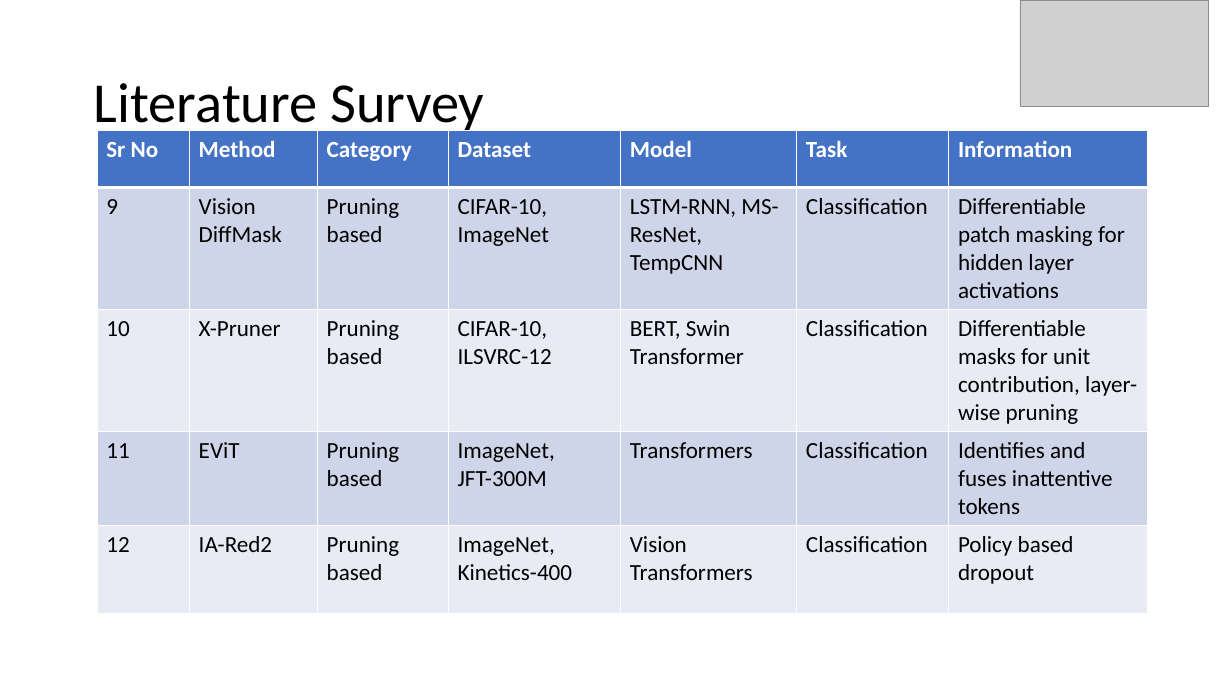
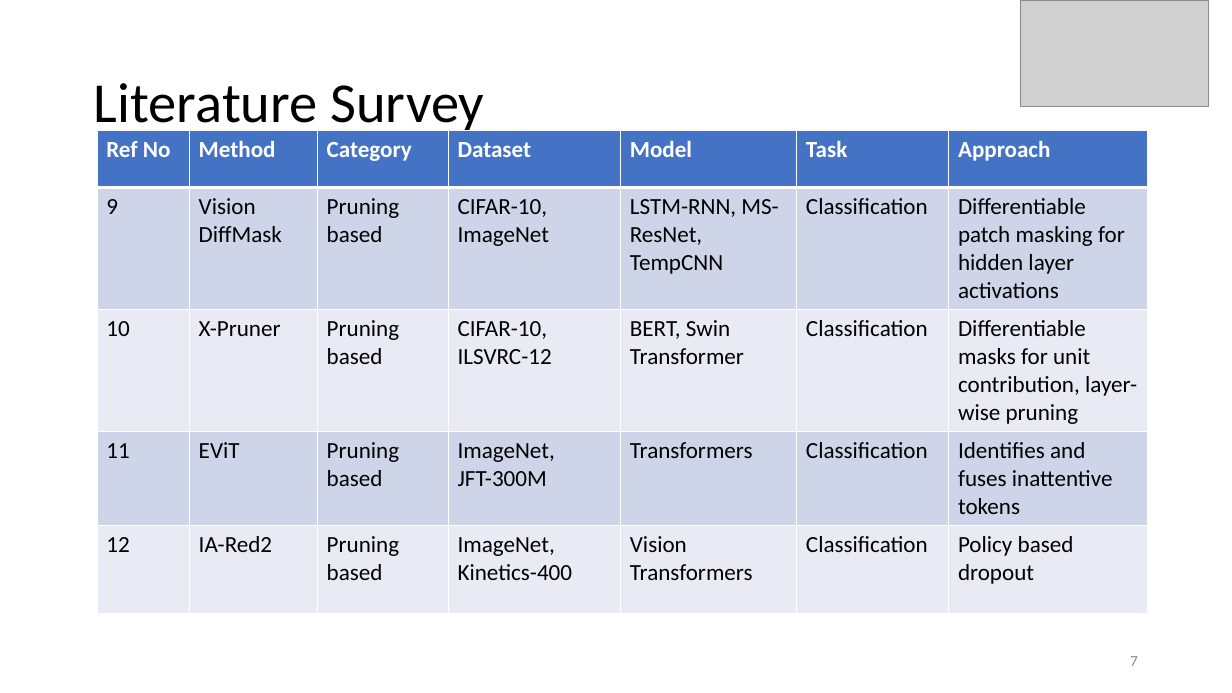
Before and after one commit to Harshtherocking/xai-honors, a slide deck: slide 7 of ref/review.pptx (slide 6 before the commit). Drawn at 1232x693 pixels with LibreOffice and Linux fonts; fonts in the diff are those of the drawing; grey boxes stand for pictures. Boxes give left, top, right and bottom in pixels: in the first picture for what was removed or moved away, otherwise in the second. Text is boxed around its words. In the diff, an @@ line names an element or a change of style, - is before the commit and + after.

```diff
--- a/ref/review.pptx
+++ b/ref/review.pptx
@@ table at bbox=[97, 130, 1149, 608] @@
-row 1, column 1: Sr No
+row 1, column 1: Ref No
-row 1, column 7: Information
+row 1, column 7: Approach
@@ page number added at bbox=[1130, 656, 1138, 666], 12 pt, text #8C8C8C @@
+7
```
Also in this commit, not shown: 14 other slides changed, 8 slides added, 2 other files.
